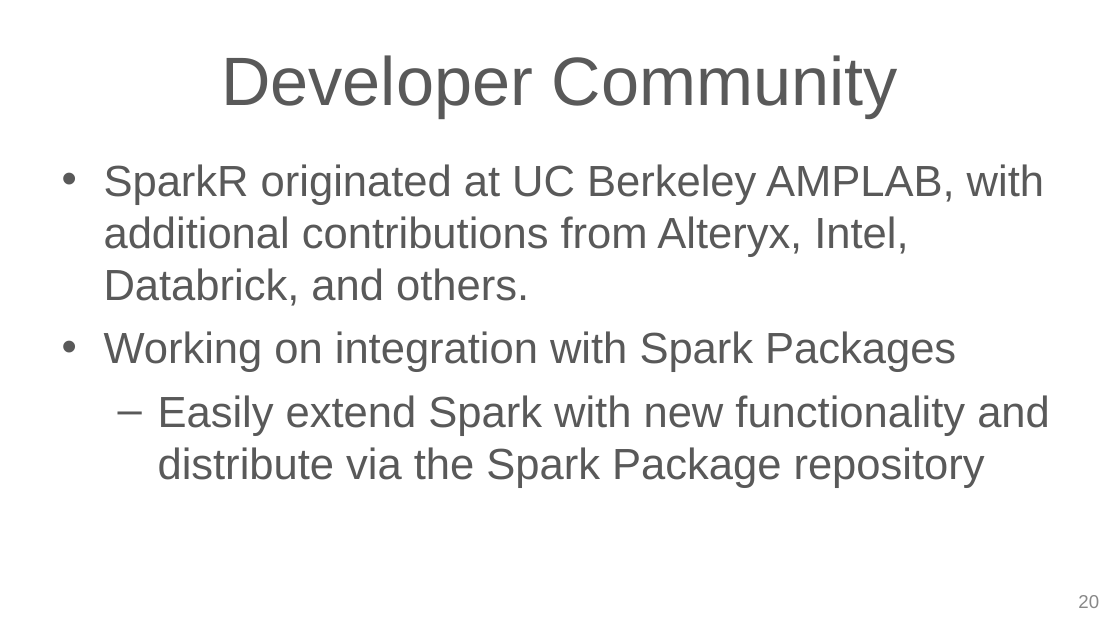
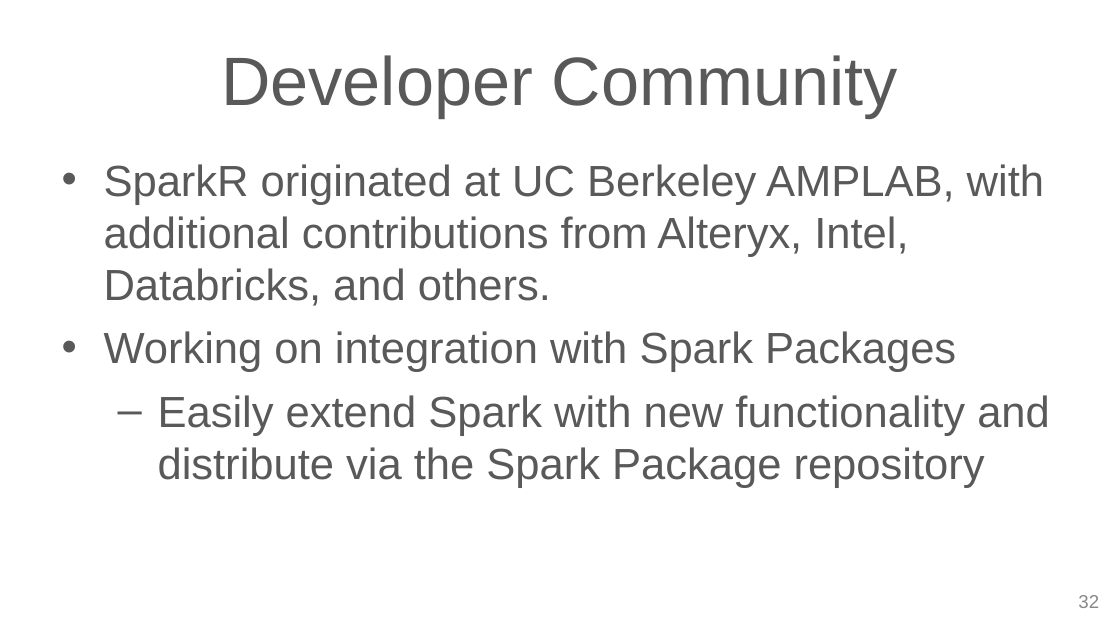
Before and after one commit to cafreeman/SparkR_DataFrame_Demo, a slide deck: slide 32 of SS_DataFrame_Slides.pptx (slide 20 before the commit). Drawn at 1120x630 pixels with LibreOffice and Linux fonts; fonts in the diff are those of the drawing; background and template pictures are left out. Boxes give left, top, right and bottom in pixels: in the first picture for what was removed or moved away, otherwise in the second. Text is boxed around its words. In the diff, an @@ line names an element or a change of style, - is before the commit and + after.

```diff
--- a/SS_DataFrame_Slides.pptx
+++ b/SS_DataFrame_Slides.pptx
@@ text at (104, 164, 1044, 306): text changed @@
-• SparkR originated at UC Berkeley AMPLAB, with additional contributions from Alteryx, Intel, Databrick, and others.
+• SparkR originated at UC Berkeley AMPLAB, with additional contributions from Alteryx, Intel, Databricks, and others.
@@ page number at (1078, 595, 1099, 608): text changed @@
-20
+32
```
Also in this commit, not shown: 16 other slides changed, 11 slides added, 1 other file.
